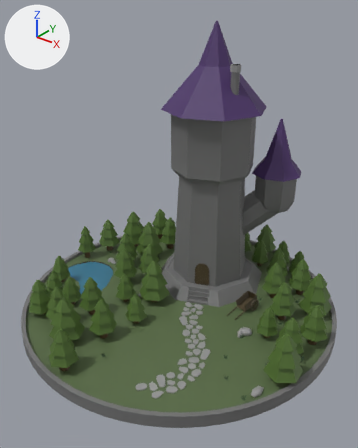
Before and after pictures for a commit that changed the Blender file tower.blend.
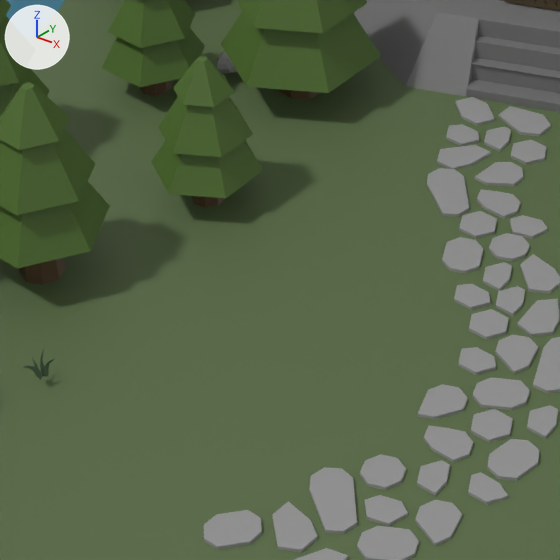
Each version is shown whole from a 50 mm lens placed at (9.88, -11.75, 11.01), pointed at (0.53, -0.06, 3.76), then close up on the part from 27% to 57% of the width and 63% to 88% of the height. Every picture has the same lights, and +X, +Y and +Z are marked at upper left. The last two pictures show the newer version.
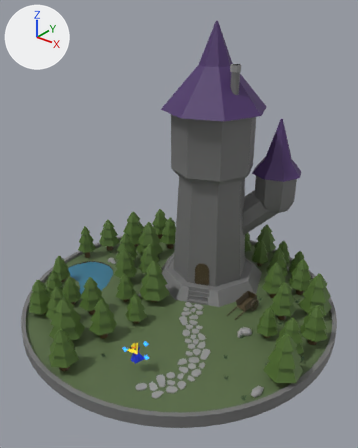
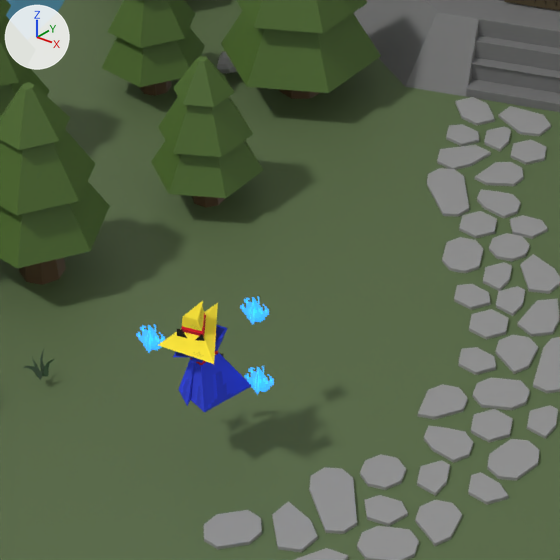
The newer file is also turned or shifted as a whole; pictures and numbers use the older file's frame.

Pixel boxes (x1, y1, x2, y2) of what changed, in the close-ups (560 x 560 px):
'Object_13.001', added
    after: (158, 301, 251, 412)
'Object_4.001', added (cyan)
    after: (245, 366, 274, 395)
'Object_8.001', added (cyan)
    after: (240, 296, 269, 324)
'Object_6.001', added (cyan)
    after: (136, 325, 165, 353)

What the commit changed:
Picture 'Material_baseColor.png' (img_material_basecolor_png) is new.
Picture 'flamesprite_baseColor.png' (img_flamesprite_basecolor_png) is new.
Material 'Material' (mat_material) is new.
Its texture is img_material_basecolor_png.
Its roughness is 1.0.
Material 'flamesprite' (mat_flamesprite) is new.
Its texture is img_flamesprite_basecolor_png (with its transparency).
Its emission color is (0.0204, 0.447, 1.0) (blue #27b2ff).
Its emission strength is 1.0.
Mesh me_object_3_001 is new.
It has 284 vertices, 130 faces and spans x -0.95..1.19, y -0.82..1.3, z -0.09..3.5.
It uses material mat_material (picture img_material_basecolor_png).
Mesh me_object_2_001 is new.
It has 8 vertices, 4 faces and spans x -0.5..0.5, y -0.5..0.5, z -0.5..0.5.
It uses material mat_flamesprite (picture img_flamesprite_basecolor_png, glowing blue #27b2ff).
Object 'Object_13.001' (ob_object_13_001) is new; it shows me_object_3_001.
Its location is (1.515, -3.407, 0.739).
Its scale is (0.207, 0.207, 0.207).
Object 'Object_8.001' (ob_object_8_001) is new; it shows me_object_2_001.
Its location is (1.524, -2.947, 1.092).
Its rotation in degrees is (90, 0, 113).
Its scale is (0.207, 0.207, 0.207).
Object 'Object_6.001' (ob_object_6_001) is new; it shows a copy of me_object_2_001.
Its location is (1.226, -3.528, 1.105).
Its rotation in degrees is (90, 0, 113).
Its scale is (0.207, 0.207, 0.207).
Object 'Object_4.001' (ob_object_4_001) is new; it shows a copy of me_object_2_001.
Its location is (1.807, -3.228, 0.902).
Its rotation in degrees is (90, 0, 113).
Its scale is (0.207, 0.207, 0.207).
